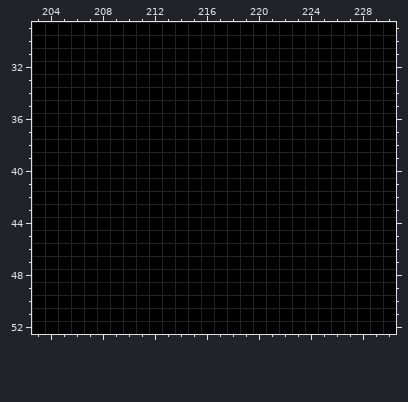
Pixel-art file, stored at assets/doodles.ase. That is the earlier state.
589x574 pixels, 1 frame. Colours within 5 levels of each other are drawn and written as one. Shown: x 203..230, y 29..52. The commit also changed other parts of the picture, which this record leaves out.
And afterwards:
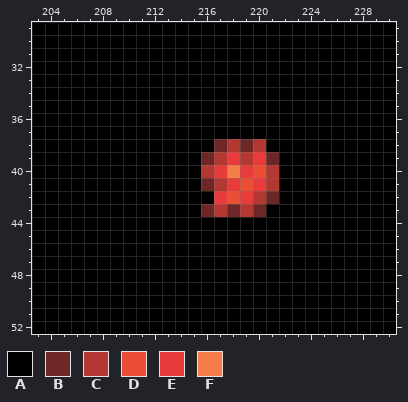
Palette (. is transparent): A #000000  B #6e2727  C #b33831  D #ea4f36  E #e83b3b  F #f57d4a
Difference:
Changed rows in their new state; - is an unchanged pixel.
Layer "Layer":
first column x 216:
38 -BCBC-
39 BCECEB
40 CEFEDC
41 BCEDEC
42 -EDECB
43 BCBCB-
